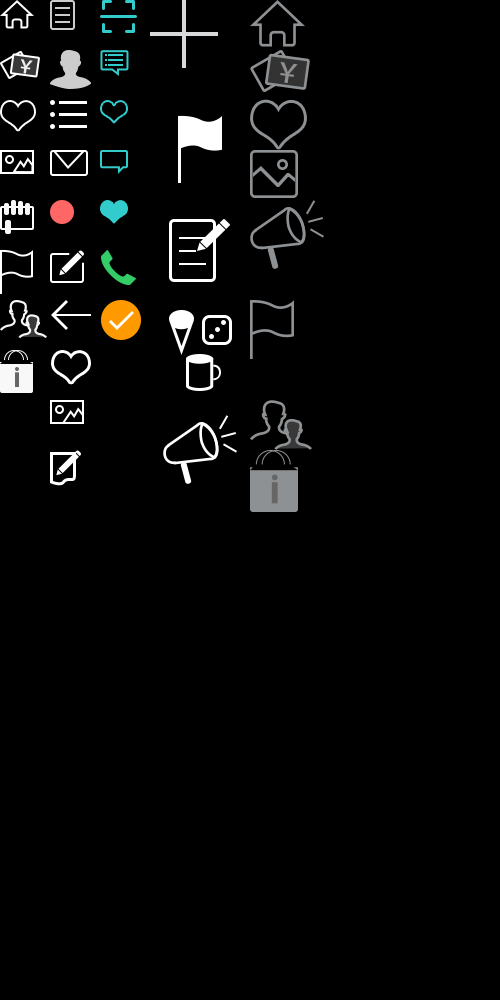
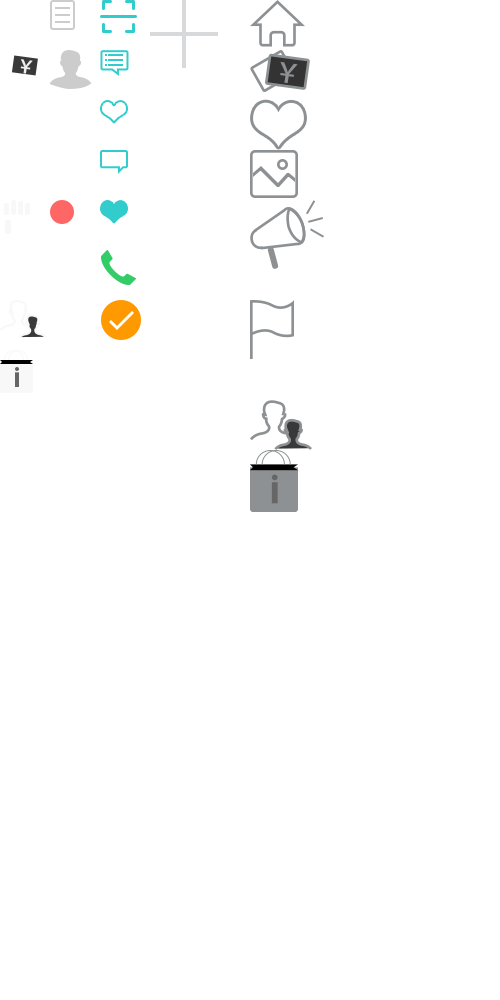
Comparing the layer stacks of the two 500 x 1000 images. Changes:
moved "导游推荐" (3rd of 4) above "select" over [101, 250, 136, 285]
added layer "立即预定" above "填写订单" over [100, 350, 134, 380]
added layer "填写订单" (2nd of 2) above "操作" over [100, 400, 131, 436]
hid "图层 0" over [0, 0, 500, 1000]
